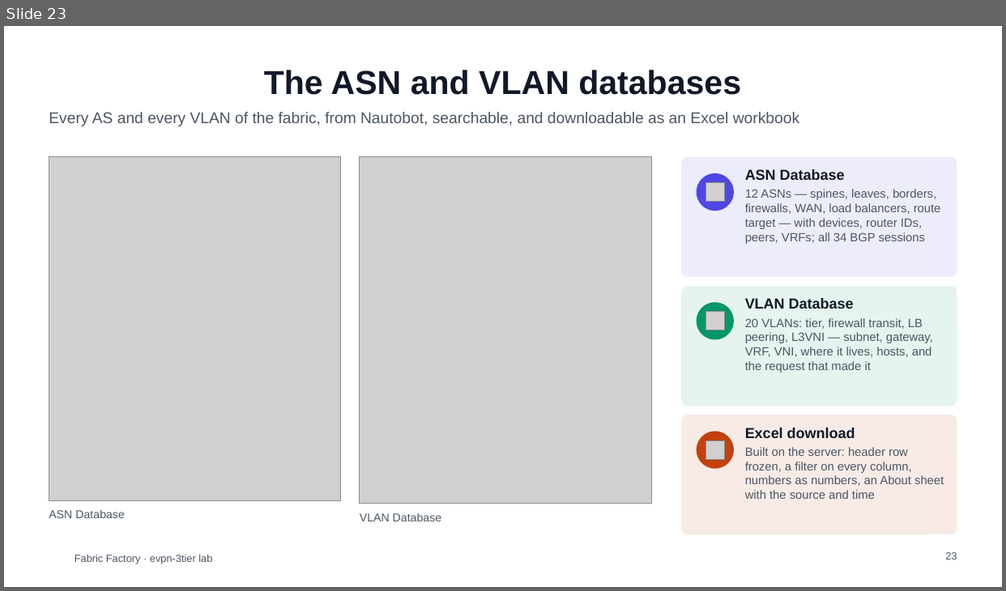
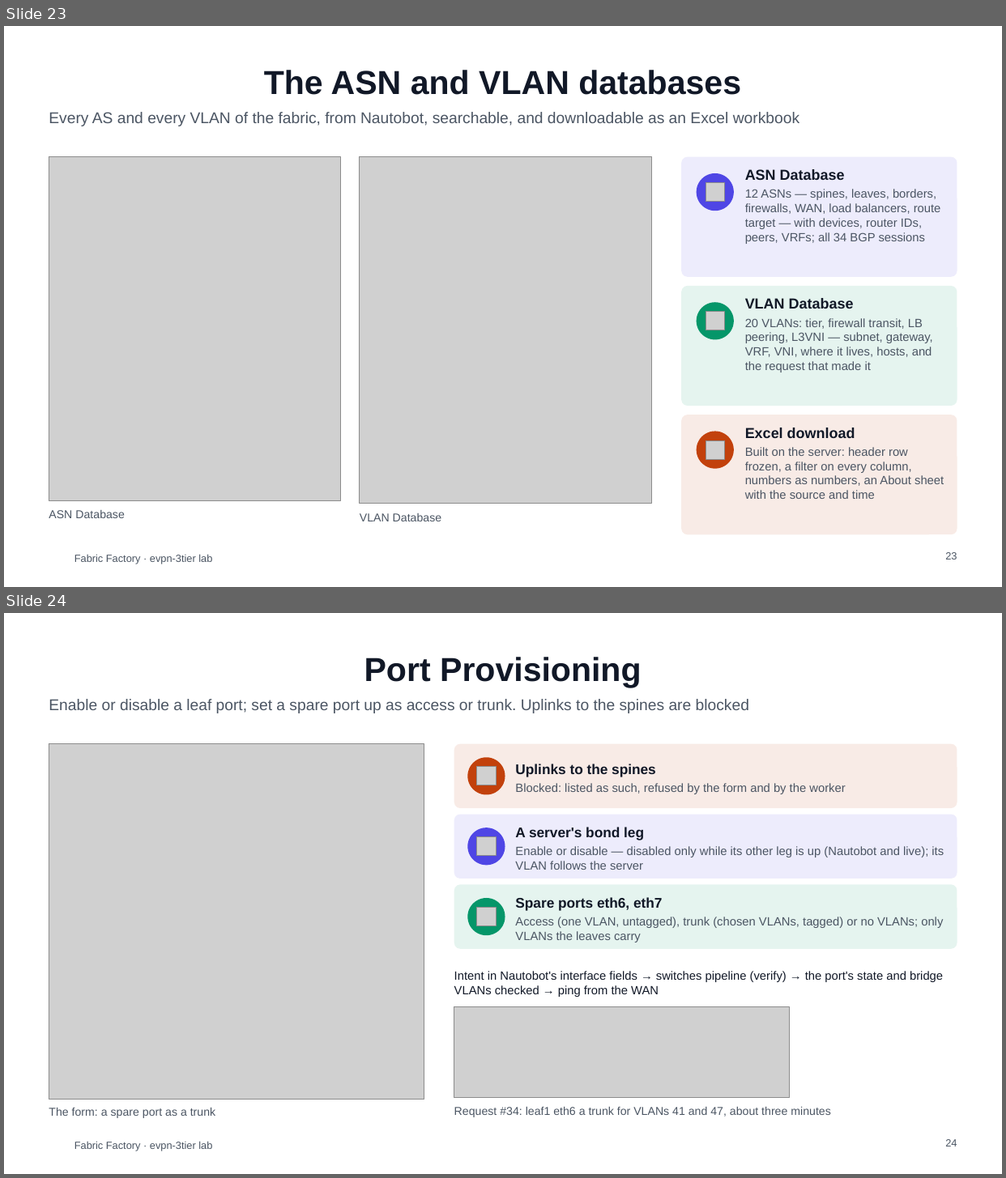
Before and after one commit to dcantor/evpn-3tier, a slide deck: docs/whitepaper/fabric-factory-overview.pptx. Shown one above the other, each under a label of ours: slide 23 before the commit, slides 23 and 24 after it. The pictures are 1006x591 and 1006x1178 pixels, drawn with LibreOffice and Linux fonts; fonts in the diff are those of the drawing; grey boxes stand for pictures; background and template pictures are left out. Boxes give left, top, right and bottom in pixels: in the first picture for what was removed or moved away, otherwise in the second. Text is boxed around its words. In the diff, an @@ line names an element or a change of style, - is before the commit and + after.

```diff
--- a/docs/whitepaper/fabric-factory-overview.pptx
+++ b/docs/whitepaper/fabric-factory-overview.pptx
@@ slide 24 added at <box>4,613,1002,1174</box>, background #FFFFFF; not listed: 1 template element that a slide beside it also shows @@
@@ title added at <box>364,657,641,688</box>, 32 pt, text #111827, bold @@
+Port Provisioning
@@ text added at <box>49,699,749,713</box>, 15 pt, text #4B5563 @@
+Enable or disable a leaf port; set a spare port up as access or trunk. Uplinks to the spines are blocked
@@ picture added at <box>49,744,424,1100</box> @@
@@ rounded rectangle added at <box>454,744,957,808</box>, fill #C2410C at 10% opacity @@
@@ ellipse added at <box>467,757,505,795</box>, fill #C2410C @@
@@ picture added at <box>477,767,496,786</box> @@
@@ text added at <box>515,764,845,794</box>, 11.5 pt, text #4B5563 @@
+Uplinks to the spines
+Blocked: listed as such, refused by the form and by the worker
@@ rounded rectangle added at <box>454,815,957,879</box>, fill #4F46E5 at 10% opacity @@
@@ ellipse added at <box>467,828,505,865</box>, fill #4F46E5 @@
@@ text added at <box>515,827,944,870</box>, 11.5 pt, text #4B5563 @@
+A server's bond leg
+Enable or disable — disabled only while its other leg is up (Nautobot and live); its VLAN follows the server
@@ picture added at <box>477,837,496,856</box> @@
@@ rounded rectangle added at <box>454,884,957,949</box>, fill #059669 at 10% opacity @@
@@ ellipse added at <box>467,898,505,935</box>, fill #059669 @@
@@ text added at <box>515,897,943,943</box>, 11.5 pt, text #4B5563 @@
+Spare ports eth6, eth7
+Access (one VLAN, untagged), trunk (chosen VLANs, tagged) or no VLANs; only VLANs the leaves carry
@@ picture added at <box>477,908,496,926</box> @@
@@ text added at <box>454,971,943,997</box>, 11.5 pt, text #111827 @@
+Intent in Nautobot's interface fields → switches pipeline (verify) → the port's state and bridge VLANs checked → ping from the WAN
@@ picture added at <box>454,1007,789,1098</box> @@
@@ text added at <box>49,1108,215,1118</box>, 11 pt, text #4B5563 @@
+The form: a spare port as a trunk
@@ text added at <box>454,1107,831,1118</box>, 11 pt, text #4B5563 @@
+Request #34: leaf1 eth6 a trunk for VLANs 41 and 47, about three minutes
@@ page number added at <box>945,1139,957,1147</box>, 10 pt, text #4B5563 @@
+24
```
Also in this commit, not shown: 1 slide changed, 11 other files.
